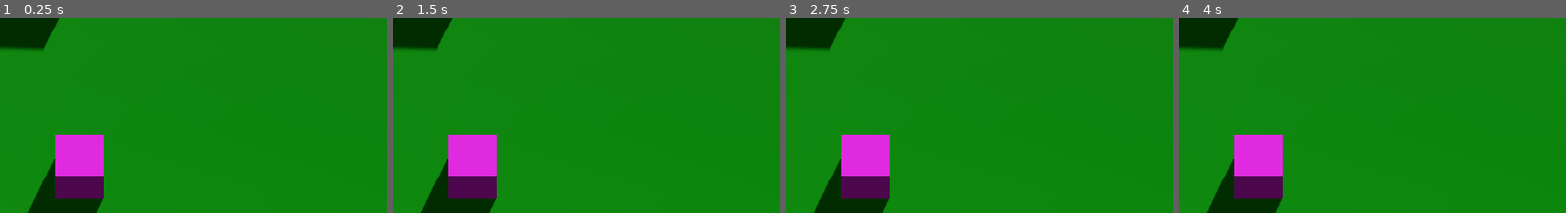
Above: before the commit, frames 1-4 (left to right).
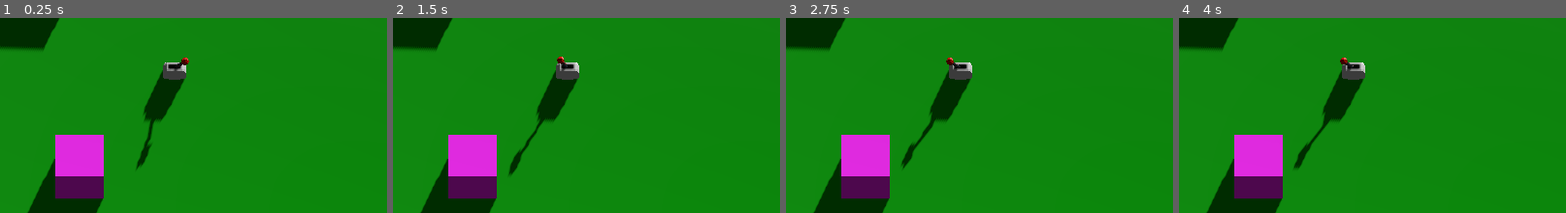
Above: after the commit, the same moments.

Repository: Vatvo/TrainJam
Game: Godot game, scene res://levels/main.tscn
Same seed, same stepped clock (60 frames per second), same inputs: the game is played once before the commit and once after it.
Inputs:
- Up to frame 1 (0.25 s): no input
- Up to frame 2 (1.5 s): tap Enter at 0.5 s; tap G at 0.6, 1.35 s; tap Space at 1.25 s
- Up to frame 3 (2.75 s): tap Enter at 2 s; tap G at 2.1 s
- Up to frame 4 (4 s): tap Space at 2.75 s; tap G at 2.85, 3.6 s; tap Enter at 3.5 s
The pictures show only the part of the screen within x 0-50%, y 48-98%; the shares and areas given below are measured in that part.

The runs differ from the first frame. In frame 1, 2.3% of the frame differs, in the area x 35-49%, y 20-78%; in frame 2, 2.3%; in frame 3, 2.3%, in the area x 29-49%, y 20-78%; in frame 4, 2.3%.

Commit message:
added collision layer name and collision floor to the main level

Diff:
--- a/levels/main.tscn
+++ b/levels/main.tscn
@@ -1,6 +1,7 @@
-[gd_scene load_steps=7 format=3 uid="uid://12koe6sah6r1"]
+[gd_scene load_steps=9 format=3 uid="uid://12koe6sah6r1"]
 
 [ext_resource type="Material" uid="uid://cltn8ydkppp4q" path="res://tempmat.tres" id="1_p36se"]
+[ext_resource type="PackedScene" uid="uid://deydaq8vxmx7h" path="res://objects/lever/lever.tscn" id="2_0gedd"]
 
 [sub_resource type="Environment" id="Environment_epp8i"]
 background_color = Color(0.699653, 0.699653, 0.699653, 1)
@@ -12,6 +13,9 @@
 lightmap_size_hint = Vector2i(3840, 2160)
 material = SubResource("StandardMaterial3D_j2ysq")
 size = Vector2(16, 9)
+
+[sub_resource type="BoxShape3D" id="BoxShape3D_vkr8i"]
+size = Vector3(19.7, 0.1, 12.2)
 
 [sub_resource type="BoxMesh" id="BoxMesh_c2e15"]
 
@@ -49,6 +53,12 @@
 [node name="MeshInstance3D" type="MeshInstance3D" parent="."]
 mesh = SubResource("PlaneMesh_2cy4w")
 
+[node name="StaticBody3D" type="StaticBody3D" parent="MeshInstance3D"]
+
+[node name="CollisionShape3D" type="CollisionShape3D" parent="MeshInstance3D/StaticBody3D"]
+transform = Transform3D(1, 0, 0, 0, 1, 0, 0, 0, 1, 0.850001, -0.05, -0.4)
+shape = SubResource("BoxShape3D_vkr8i")
+
 [node name="MeshInstance3D2" type="MeshInstance3D" parent="."]
 transform = Transform3D(1, 0.000295759, -0.000553246, -0.000295608, 1, 0.000264221, 0.000553327, -0.000264053, 1, 6.65817, 0.111132, 3.24297)
 material_override = ExtResource("1_p36se")
@@ -72,3 +82,6 @@
 [node name="Path3D" type="Path3D" parent="."]
 transform = Transform3D(1, 0, 0, 0, 1, 0, 0, 0, 1, -8.2844, 0.0354832, -0.0226856)
 curve = SubResource("Curve3D_sjcbk")
+
+[node name="Lever" parent="." instance=ExtResource("2_0gedd")]
+transform = Transform3D(1, 0, 0, 0, 1, 0, 0, 0, 1, -4.4, 0, 1.1)
--- a/objects/lever/lever.tscn
+++ b/objects/lever/lever.tscn
@@ -1,9 +1,13 @@
-[gd_scene load_steps=3 format=3 uid="uid://deydaq8vxmx7h"]
+[gd_scene load_steps=4 format=3 uid="uid://deydaq8vxmx7h"]
 
 [ext_resource type="Script" path="res://objects/lever/lever.gd" id="1_kst43"]
 [ext_resource type="PackedScene" uid="uid://dowt1gp5ysvc1" path="res://resources/models/lever/lever.glb" id="1_tu5f8"]
 
+[sub_resource type="BoxShape3D" id="BoxShape3D_ls1x3"]
+size = Vector3(0.5, 0.6, 0.35)
+
 [node name="Lever" type="StaticBody3D" node_paths=PackedStringArray("animation_player")]
+collision_mask = 0
 script = ExtResource("1_kst43")
 animation_player = NodePath("lever/AnimationPlayer")
 
@@ -13,4 +17,8 @@
 [node name="Skeleton3D" parent="lever/Armature" index="0"]
 bones/0/rotation = Quaternion(0, 0, -0.33035, 0.943858)
 
+[node name="CollisionShape3D" type="CollisionShape3D" parent="."]
+transform = Transform3D(1, 0, 0, 0, 1, 0, 0, 0, 1, 0, 0.325, 0)
+shape = SubResource("BoxShape3D_ls1x3")
+
 [editable path="lever"]
--- a/project.godot
+++ b/project.godot
@@ -20,6 +20,10 @@
 window/size/viewport_width=1920
 window/size/viewport_height=1080
 
+[layer_names]
+
+3d_physics/layer_1="mouse_detectable"
+
 [rendering]
 
 renderer/rendering_method="gl_compatibility"
